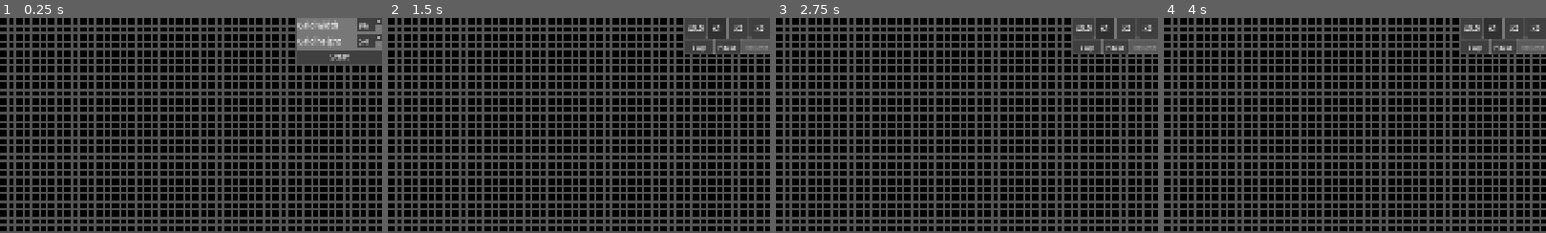
Above: before the commit, frames 1-4 (left to right).
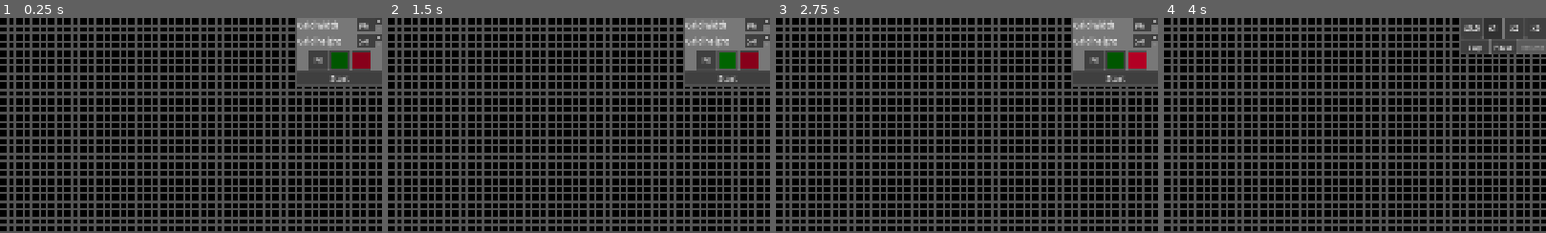
Above: after the commit, the same moments.

Repository: ExtriPL/Godot-Game-of-Life
Game: Godot game, scene res://scenes/game_view.tscn
Same seed, same stepped clock (60 frames per second), same inputs: the game is played once before the commit and once after it.
Inputs (mouse positions are % of the whole screen's width and height, from its top left):
- Up to frame 1 (0.25 s): no input
- Up to frame 2 (1.5 s): click (92, 10) at 0.5 s, where only the run after the commit has a clickable "M"; click (94, 10) at 1.27 s
- Up to frame 3 (2.75 s): click (97, 10) at 2.02 s
- Up to frame 4 (4 s): click (91, 7) at 2.75 s, where only the run before the commit has a clickable "Stop"; click "Start" at 3.5 s
The pictures show only the part of the screen within x 50-100%, y 0-50%; the shares and areas given below are measured in that part.

The runs differ from the first frame. In frame 1, 2.5% of the frame differs, in the area x 77-100%, y 15-32%; in frame 2, 5.2%; in frame 3, 5.2%, in the area x 77-100%, y 0-32%; in frame 4, nothing differs.

Commit message:
Add mode selection

Diff:
--- a/scenes/game_view.tscn
+++ b/scenes/game_view.tscn
@@ -7,6 +7,7 @@
 [ext_resource type="Script" uid="uid://copqt3hyvb2yn" path="res://scripts/world_updater.gd" id="1_u2e3f"]
 [ext_resource type="PackedScene" uid="uid://cv5oks6utqwot" path="res://scenes/properties_control.tscn" id="2_na2vj"]
 [ext_resource type="PackedScene" uid="uid://bikwoxnuo1us2" path="res://scenes/phase_buttons.tscn" id="3_rljdn"]
+[ext_resource type="PackedScene" uid="uid://cb4ptvisv7udj" path="res://scenes/mode_selector.tscn" id="4_sbqlh"]
 [ext_resource type="Script" uid="uid://dparmhsops2h5" path="res://scripts/world_drawer.gd" id="6_8bnbg"]
 [ext_resource type="Texture2D" uid="uid://dj78p0a3scjrt" path="res://sprites/white_pixel.png" id="7_31lf7"]
 
@@ -55,6 +56,9 @@
 [node name="PropertiesControl" parent="Canvas/Controls/HContainer" unique_id=1138384911 instance=ExtResource("2_na2vj")]
 layout_mode = 2
 
+[node name="ModeSelector" parent="Canvas/Controls/HContainer" unique_id=537010809 instance=ExtResource("4_sbqlh")]
+layout_mode = 2
+
 [node name="PhaseButtons" parent="Canvas/Controls/HContainer" unique_id=1217455438 instance=ExtResource("3_rljdn")]
 layout_mode = 2
 
@@ -74,14 +78,14 @@
 script = ExtResource("1_u2e3f")
 properties = NodePath("../Properties")
 
-[node name="Drawer" type="Node" parent="Grid" unique_id=765520696 node_paths=PackedStringArray("camera", "properties")]
+[node name="Drawer" type="Node" parent="Grid" unique_id=765520696 node_paths=PackedStringArray("_camera", "properties")]
 script = ExtResource("6_8bnbg")
-camera = NodePath("../../Camera2D")
-drawing_color = Color(0, 0.3372549, 0, 0.5019608)
-removing_color = Color(0.5254902, 0, 0.13725491, 0.5019608)
+_camera = NodePath("../../Camera2D")
+_drawing_color = Color(0, 0.3372549, 0, 0.5019608)
+_removing_color = Color(0.5294118, 0, 0.101960786, 0.5019608)
 properties = NodePath("../Properties")
 
-[node name="DrawingPixel" type="Sprite2D" parent="Grid/Drawer" unique_id=1957674192]
+[node name="Indicator" type="Sprite2D" parent="Grid/Drawer" unique_id=1957674192]
 scale = Vector2(20, 20)
 texture = ExtResource("7_31lf7")
 offset = Vector2(0.5, 0.5)
@@ -95,6 +99,9 @@
 [connection signal="mouse_entered" from="Canvas/GridClickableArea" to="Grid/Drawer" method="_on_grid_clickable_area_mouse_entered"]
 [connection signal="mouse_exited" from="Canvas/GridClickableArea" to="Grid/Drawer" method="_on_grid_clickable_area_mouse_exited"]
 [connection signal="grid_dimensions_changed" from="Canvas/Controls/HContainer/PropertiesControl" to="Grid/Properties" method="_selected_grid_dimensions_changed"]
+[connection signal="drawing_mode_selected" from="Canvas/Controls/HContainer/ModeSelector" to="Grid/Drawer" method="_on_drawing_mode_selected"]
+[connection signal="movement_mode_selected" from="Canvas/Controls/HContainer/ModeSelector" to="Grid/Drawer" method="_on_movement_mode_selected"]
+[connection signal="removing_mode_selected" from="Canvas/Controls/HContainer/ModeSelector" to="Grid/Drawer" method="_on_removing_mode_selected"]
 [connection signal="pause_button_pressed" from="Canvas/Controls/HContainer/PhaseButtons" to="." method="_on_pause_button_pressed"]
 [connection signal="pause_button_pressed" from="Canvas/Controls/HContainer/PhaseButtons" to="Canvas/Controls/HContainer/TimeControl" method="_disable_time_buttons"]
 [connection signal="resume_button_pressed" from="Canvas/Controls/HContainer/PhaseButtons" to="." method="_on_resume_button_pressed"]
@@ -102,12 +109,14 @@
 [connection signal="start_button_pressed" from="Canvas/Controls/HContainer/PhaseButtons" to="." method="_on_start_button_pressed"]
 [connection signal="start_button_pressed" from="Canvas/Controls/HContainer/PhaseButtons" to="Canvas/Controls/HContainer/TimeControl" method="_show_time_buttons"]
 [connection signal="start_button_pressed" from="Canvas/Controls/HContainer/PhaseButtons" to="Canvas/Controls/HContainer/PropertiesControl" method="_on_start_button_pressed"]
+[connection signal="start_button_pressed" from="Canvas/Controls/HContainer/PhaseButtons" to="Canvas/Controls/HContainer/ModeSelector" method="_on_start_button_pressed"]
 [connection signal="start_button_pressed" from="Canvas/Controls/HContainer/PhaseButtons" to="Grid/Drawer" method="_on_start_button_pressed"]
 [connection signal="stop_button_pressed" from="Canvas/Controls/HContainer/PhaseButtons" to="." method="_on_stop_button_pressed"]
 [connection signal="stop_button_pressed" from="Canvas/Controls/HContainer/PhaseButtons" to="Canvas/Controls/HContainer/TimeControl" method="_hide_time_buttons"]
 [connection signal="stop_button_pressed" from="Canvas/Controls/HContainer/PhaseButtons" to="Canvas/Controls/HContainer/PropertiesControl" method="_on_stop_button_pressed"]
+[connection signal="stop_button_pressed" from="Canvas/Controls/HContainer/PhaseButtons" to="Canvas/Controls/HContainer/ModeSelector" method="_on_stop_button_pressed"]
 [connection signal="stop_button_pressed" from="Canvas/Controls/HContainer/PhaseButtons" to="Grid/Drawer" method="_on_stop_button_pressed"]
 [connection signal="timeout" from="UpdateTimer" to="Grid/Updater" method="_update_world_state"]
 [connection signal="properties_changed" from="Grid/Properties" to="Grid/Updater" method="_grid_properties_changed"]
+[connection signal="properties_changed" from="Grid/Properties" to="Grid/Drawer" method="_grid_properties_changed"]
 [connection signal="properties_changed" from="Grid/Properties" to="Grid/Visualizer" method="redraw"]
-[connection signal="properties_changed" from="Grid/Properties" to="Grid/Drawer" method="_grid_properties_changed"]
--- /dev/null
+++ b/scenes/mode_selector.tscn
@@ -0,0 +1,47 @@
+[gd_scene format=3 uid="uid://cb4ptvisv7udj"]
+
+[ext_resource type="Script" uid="uid://b3fc6i7kqreo1" path="res://scripts/mode_selector.gd" id="1_hulb4"]
+[ext_resource type="Texture2D" uid="uid://dj78p0a3scjrt" path="res://sprites/white_pixel.png" id="1_xwmr8"]
+
+[node name="ModeSelector" type="HBoxContainer" unique_id=537010809]
+custom_minimum_size = Vector2(212, 0)
+offset_right = 212.0
+offset_bottom = 50.0
+size_flags_horizontal = 3
+alignment = 1
+script = ExtResource("1_hulb4")
+metadata/_edit_group_ = true
+
+[node name="MovementButton" type="Button" parent="." unique_id=883205038]
+custom_minimum_size = Vector2(50, 50)
+layout_mode = 2
+theme_override_font_sizes/font_size = 20
+text = "M"
+
+[node name="DrawingButton" type="Button" parent="." unique_id=340626240]
+custom_minimum_size = Vector2(50, 50)
+layout_mode = 2
+theme_override_colors/icon_normal_color = Color(0, 0.3372549, 0, 1)
+theme_override_colors/icon_focus_color = Color(0, 0.3372549, 0, 1)
+theme_override_colors/icon_pressed_color = Color(0, 0.27450982, 0, 1)
+theme_override_colors/icon_hover_color = Color(0, 0.39215687, 0, 1)
+theme_override_colors/icon_hover_pressed_color = Color(0, 0.27450982, 0, 1)
+theme_override_font_sizes/font_size = 20
+icon = ExtResource("1_xwmr8")
+expand_icon = true
+
+[node name="RemovingButton" type="Button" parent="." unique_id=189523124]
+custom_minimum_size = Vector2(50, 50)
+layout_mode = 2
+theme_override_colors/icon_normal_color = Color(0.5294118, 0, 0.101960786, 1)
+theme_override_colors/icon_focus_color = Color(0.5294118, 0, 0.101960786, 1)
+theme_override_colors/icon_pressed_color = Color(0.35, 0, 0.0700001, 1)
+theme_override_colors/icon_hover_color = Color(0.7, 0, 0.1400002, 1)
+theme_override_colors/icon_hover_pressed_color = Color(0.35, 0, 0.0700001, 1)
+theme_override_font_sizes/font_size = 20
+icon = ExtResource("1_xwmr8")
+expand_icon = true
+
+[connection signal="pressed" from="MovementButton" to="." method="_on_movement_button_pressed"]
+[connection signal="pressed" from="DrawingButton" to="." method="_on_drawing_button_pressed"]
+[connection signal="pressed" from="RemovingButton" to="." method="_on_removing_button_pressed"]
--- a/scenes/phase_buttons.tscn
+++ b/scenes/phase_buttons.tscn
@@ -7,6 +7,7 @@
 offset_right = 40.0
 offset_bottom = 40.0
 script = ExtResource("1_iqnjs")
+metadata/_edit_group_ = true
 
 [node name="RunningButtons" type="HBoxContainer" parent="." unique_id=815094855]
 layout_mode = 2
--- a/scenes/properties_control.tscn
+++ b/scenes/properties_control.tscn
@@ -20,6 +20,7 @@
 offset_right = 172.0
 offset_bottom = 31.0
 script = ExtResource("1_0cfe5")
+metadata/_edit_group_ = true
 
 [node name="GridWidth" type="HBoxContainer" parent="." unique_id=2126807354]
 custom_minimum_size = Vector2(212, 0)
--- /dev/null
+++ b/scripts/mode_selector.gd
@@ -0,0 +1,27 @@
+extends HBoxContainer
+
+## Signal emitted when the movement mode is selected
+signal movement_mode_selected
+## Signal emitted when the drawing mode is selected
+signal drawing_mode_selected
+## Signal emitted when the removing mode is selected
+signal removing_mode_selected
+
+func _on_movement_button_pressed() -> void:
+	movement_mode_selected.emit()
+
+
+func _on_drawing_button_pressed() -> void:
+	drawing_mode_selected.emit()
+
+
+func _on_removing_button_pressed() -> void:
+	removing_mode_selected.emit()
+
+
+func _on_start_button_pressed() -> void:
+	visible = false
+
+
+func _on_stop_button_pressed() -> void:
+	visible = true
--- a/scripts/world_drawer.gd
+++ b/scripts/world_drawer.gd
@@ -1,20 +1,20 @@
 extends WorldStateHolder
 
 ## Main world camera
-@export var camera: Camera2D
+@export var _camera: Camera2D
 ## Color of the indicator when it is over an empty field on which drawing is possible
-@export var drawing_color: Color
+@export var _drawing_color: Color
 ## Color of the indicator when it is over an occupied field on which removing is possible
-@export var removing_color: Color
+@export var _removing_color: Color
 ## Sprites that indicates where the drawing will occur
-@onready var _drawing_indicator: Sprite2D = $DrawingPixel
+@onready var _drawing_indicator: Sprite2D = $Indicator
 
 ## Is drawing enabled at the movment?
-var _drawing_enabled: bool = true
+var _active: bool = true
+## Flag indicating if the drawing mode is active. If false, the removing mode is active
+var _drawing_mode: bool = true
 ## Is mouse over the drawable area?
 var _mouse_over_area: bool = false
-## Array indicating if the given position was already changed in the current drawing phase
-var already_changed: Array[bool]
 
 func _ready() -> void:
 	super._ready()
@@ -23,7 +23,7 @@
 
 func _process(_delta: float) -> void:
 	# Make sure that the drawing is enabled
-	if not _mouse_over_area or not _drawing_enabled:
+	if not _mouse_over_area or not _active:
 		_drawing_indicator.visible = false
 		return
 
@@ -31,7 +31,6 @@
 
 	# Update the indicator
 	var grid_position: Vector2i = _move_indicator_to_mouse()
-	_update_indicator_color(grid_position)
 	_perform_drawing(grid_position)
 
 
@@ -39,33 +38,18 @@
 	if not Input.is_action_pressed("world_drawing"):
 		return
 
-	if Input.is_action_just_pressed("world_drawing"):
-		# Initialize the array
-		already_changed = []
-		already_changed.resize(_states.size())
-		already_changed.fill(false)
-
-	var array_index: int = _get_array_position(grid_position.x, grid_position.y)
-	var changed: bool = already_changed[array_index]
-
-	# If the given point has already been changed during the draggin, ignore the input
-	if changed:
-		return
-
 	# Correct action was pressed. We can change the state at the given position
-	var current_state: bool = get_state_at(grid_position.x, grid_position.y)
-	set_state_at(grid_position.x, grid_position.y, not current_state)
+	set_state_at(grid_position.x, grid_position.y, _drawing_mode)
 	world_state_changed.emit()
-	already_changed[array_index] = true
 
 
 ## Method that converts [param screen_position] from the screen to the world space.
 ## returns: Position in the world space
 func _screen_to_world_position(screen_position: Vector2) -> Vector2:
 	# Position of the (0, 0) point on the screen relative to the screen's center position
-	var screen_zero_position: Vector2 = -camera.get_viewport_rect().size / 2.0
+	var screen_zero_position: Vector2 = -_camera.get_viewport_rect().size / 2.0
 	# Screen center position in the world coordinates
-	var center_position: Vector2 = camera.get_screen_center_position()
+	var center_position: Vector2 = _camera.get_screen_center_position()
 
 	return center_position + screen_zero_position + screen_position
 
@@ -73,17 +57,12 @@
 ## Moves the drawing indicator to the grid position indicated by the mouse cursor
 ## returns: Grid position indicated by the cursor
 func _move_indicator_to_mouse() -> Vector2i:
-	var mouse_position: Vector2 = camera.get_viewport().get_mouse_position()
+	var mouse_position: Vector2 = _camera.get_viewport().get_mouse_position()
 	var world_position: Vector2 = _screen_to_world_position(mouse_position)
 	var grid_position: Vector2i = properties.world_to_grid_position(world_position)
 
 	_drawing_indicator.position = properties.grid_to_world_position(grid_position)
 	return grid_position
-
-
-func _update_indicator_color(grid_position: Vector2i) -> void:
-	var state_at_grid: bool = get_state_at(grid_position. x, grid_position.y)
-	_drawing_indicator.self_modulate = removing_color if state_at_grid else drawing_color
 
 
 func _on_grid_clickable_area_mouse_entered() -> void:
@@ -94,9 +73,25 @@
 	_mouse_over_area = false
 
 
-func _on_start_button_pressed() -> void:
-	_drawing_enabled = false
+func _on_drawing_mode_selected() -> void:
+	_active = true
+	_drawing_mode = true
+	_drawing_indicator.self_modulate = _drawing_color
+
+
+func _on_removing_mode_selected() -> void:
+	_active = true
+	_drawing_mode = false
+	_drawing_indicator.self_modulate = _removing_color
+
+
+func _on_movement_mode_selected() -> void:
+	_active = false
 
 
 func _on_stop_button_pressed() -> void:
-	_drawing_enabled = true
+	_active = true
+
+
+func _on_start_button_pressed() -> void:
+	_active = false
Not shown, added: scripts/mode_selector.gd.uid
